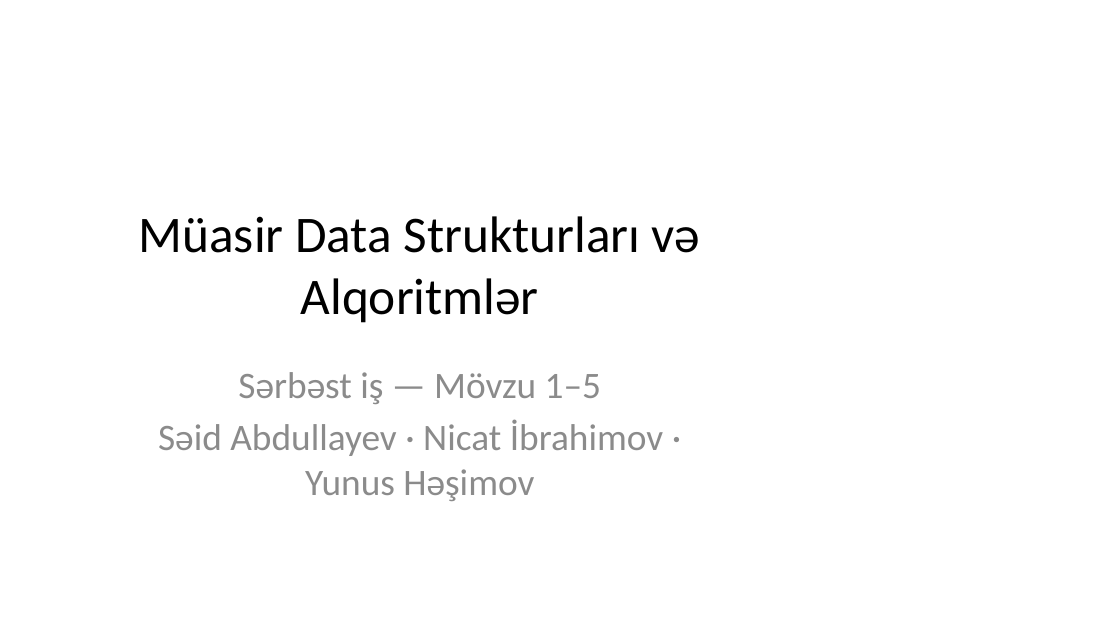
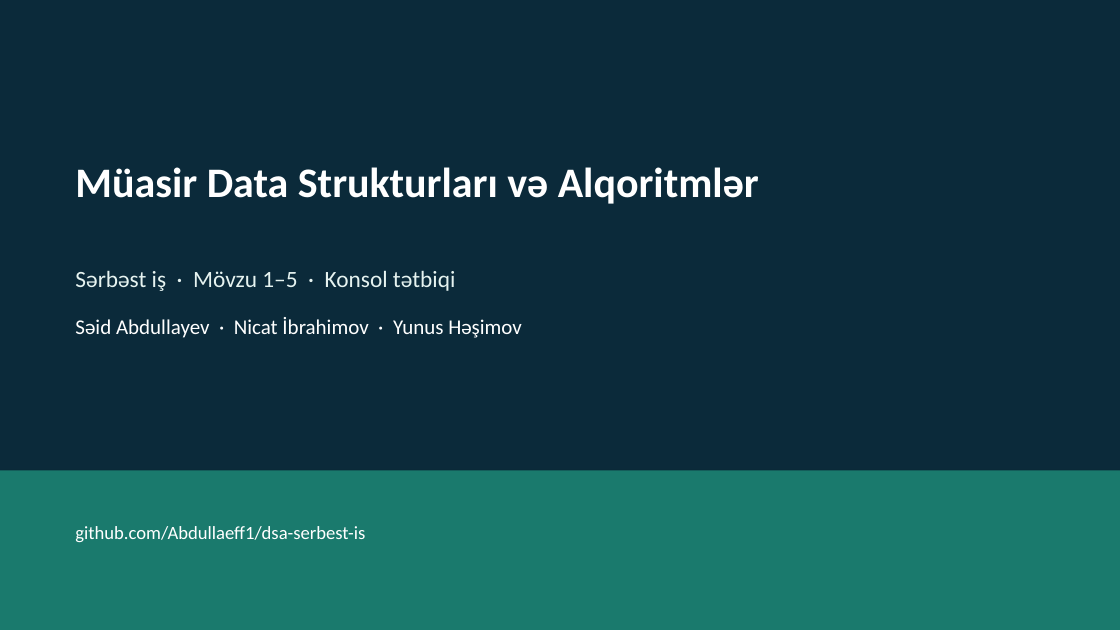
Before and after one commit to Abdullaeff1/dsa-serbest-is, a slide deck: slide 1 of docs/teqdimat.pptx. Drawn at 1120x630 pixels with LibreOffice and Linux fonts; fonts in the diff are those of the drawing. Boxes give left, top, right and bottom in pixels: in the first picture for what was removed or moved away, otherwise in the second. Text is boxed around its words. In the diff, an @@ line names an element or a change of style, - is before the commit and + after.

Commit message:
Improve presentation design and add why-structure plus benchmark tables

```diff
--- a/docs/teqdimat.pptx
+++ b/docs/teqdimat.pptx
@@ rectangle added at (0,0,1120,630), fill #0B2A3A @@
@@ text "Müasir Data Strukturları və Alqoritmlər": place and size @@
-text "Müasir Data Strukturları və Alqoritmlər" at (139,216,701,323)
+text "Müasir Data Strukturları və Alqoritmlər" at (75,167,759,204)
@@ text "Müasir Data Strukturları və Alqoritmlər" at (75,167,759,204): size 44 to 36 pt, text colour #000000 to #FFFFFF, bold on; alignment centre to left; vertical alignment middle to top @@
@@ text "Sərbəst iş · Mövzu 1–5 ...": place and size @@
-text "Sərbəst iş · Mövzu 1–5 ..." at (158,372,664,501)
+text "Sərbəst iş · Mövzu 1–5 ..." at (75,270,522,338)
@@ text at (75,270,455,291): text changed; size 32 to 20 pt; text colour #8C8C8C to #E6F3F0 @@
-Sərbəst iş — Mövzu 1–5
+Sərbəst iş · Mövzu 1–5 · Konsol tətbiqi
@@ text at (75,317,522,338): size 32 to 18 pt, text colour #8C8C8C to #FFFFFF in "Səid Abdullayev · Nicat İbrahimov · Yunus ..."; alignment centre to left; more space between paragraphs @@
@@ rectangle added at (0,471,1120,630), fill #1A7A6D @@
@@ text added at (75,526,365,542), 16 pt, text #FFFFFF @@
+github.com/Abdullaeff1/dsa-serbest-is
```
Also in this commit, not shown: 7 other slides changed, 9 slides added, 6 slides removed, 3 other files.
